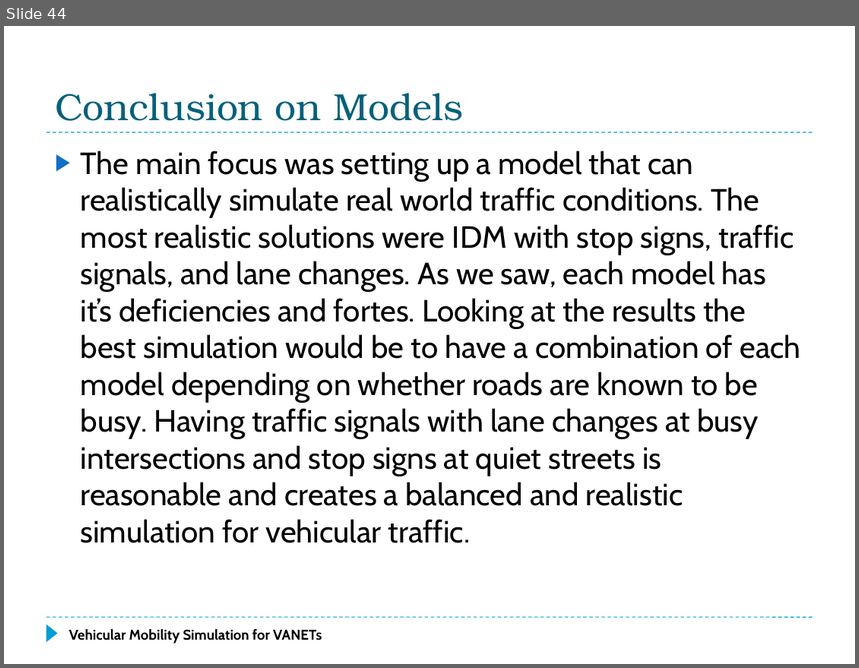
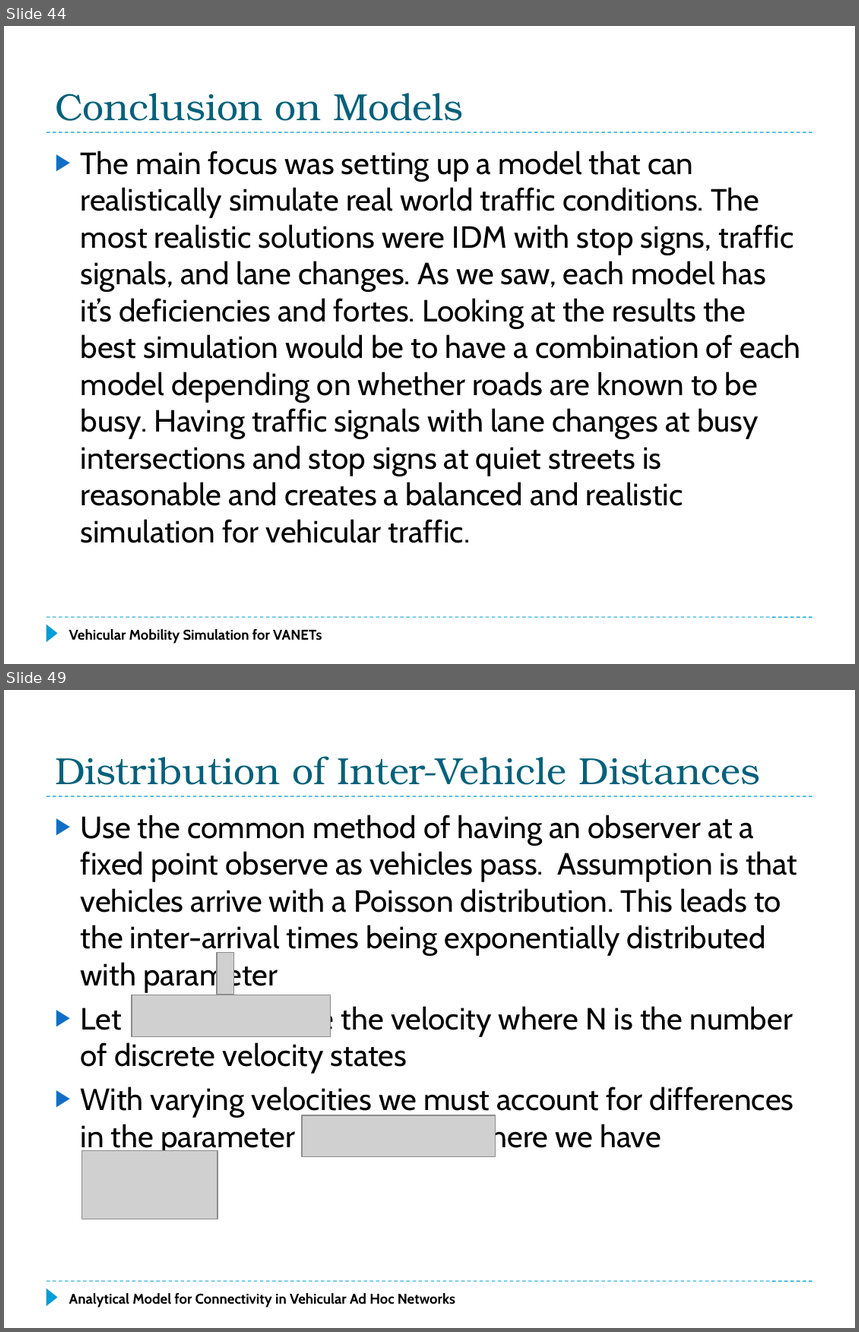
Before and after one commit to f33losopher/EEMaster_VANET, a slide deck: VANET_Felix.pptx. Shown one above the other, each under a label of ours: slide 44 before the commit, slides 44 and 49 after it; the slides between them are not shown. The pictures are 859x668 and 859x1332 pixels, drawn with LibreOffice and Linux fonts; fonts in the diff are those of the drawing; grey boxes stand for pictures. Boxes give left, top, right and bottom in pixels: in the first picture for what was removed or moved away, otherwise in the second. Text is boxed around its words. In the diff, an @@ line names an element or a change of style, - is before the commit and + after.

```diff
--- a/VANET_Felix.pptx
+++ b/VANET_Felix.pptx
@@ slide 49 added at [4,690,855,1328], background #FFFFFF; not listed: 3 template elements that a slide beside it also shows @@
@@ title added at [55,756,760,785], 32 pt, text #04617B @@
+Distribution of Inter-Vehicle Distances
@@ text added at [81,815,797,1154], 26 pt, text #000000 @@
+▶ Use the common method of having an observer at a fixed point observe as vehicles pass. Assumption is that vehicles arrive with a Poisson distribution. This leads to the inter-arrival times being exponentially distributed with parameter
+▶ Let be the velocity where N is the number of discrete velocity states
+▶ With varying velocities we must account for differences in the parameter where we have
@@ picture added at [217,952,234,994] @@
@@ picture added at [132,995,330,1037] @@
@@ picture added at [302,1116,495,1157] @@
@@ picture added at [82,1151,218,1220] @@
@@ text added at [69,1293,455,1308], 12 pt, text #000000, bold @@
+Analytical Model for Connectivity in Vehicular Ad Hoc Networks
```
Also in this commit, not shown: 1 slide changed, 16 other slides added, 1 other file.
